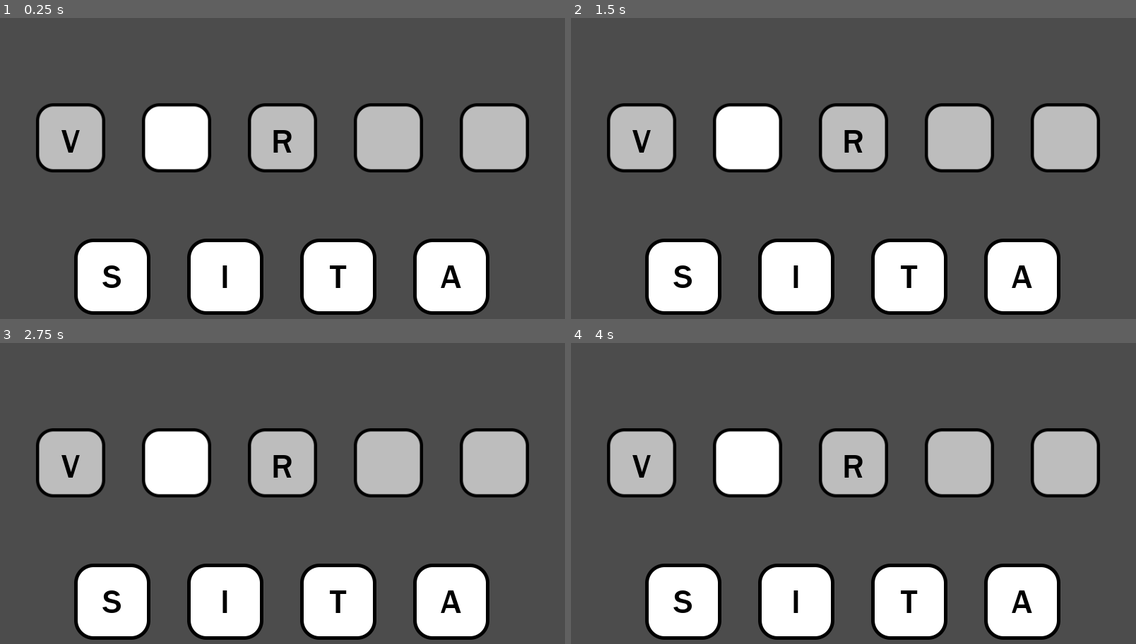
Above: before the commit, frames 1-4 (two rows, left to right).
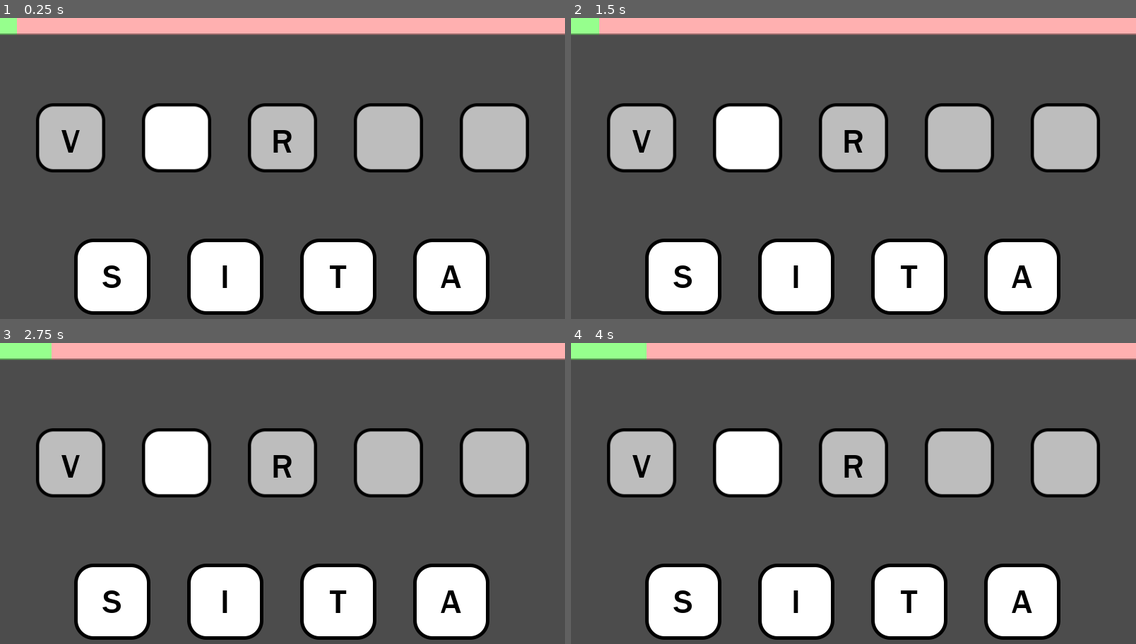
Above: after the commit, the same moments.

Repository: Tuizku/AisticoGamePrototypes
Game: Godot game, scene res://srv/game.tscn
Same seed, same stepped clock (60 frames per second), same inputs: the game is played once before the commit and once after it.
Inputs:
- Up to frame 1 (0.25 s): no input
- Up to frame 2 (1.5 s): tap Enter at 0.5 s; hold Up (ui_up) 0.53-1.28 s; tap Space at 0.77, 1.25 s; hold Down (ui_down) from 1.28 s (still down)
- Up to frame 3 (2.75 s): tap Space at 1.52 s; tap Enter at 2 s; release Down (ui_down) at 2.03 s; hold Up (ui_up) from 2.03 s (still down)
- Up to frame 4 (4 s): tap Space at 2.75, 3.02, 3.77 s; release Up (ui_up) at 3.53 s; hold Down (ui_down) from 3.53 s (still down)

The runs differ from the first frame. In frame 1, 5.6% of the frame differs, in the area x 0-100%, y 0-6%; in frame 2, 5.6%; in frame 3, 5.6%; in frame 4, 5.6%.

Commit message:
Peli looppaa

Diff:
--- a/Sanapeli v.0.2/srv/control_boxes.gd
+++ b/Sanapeli v.0.2/srv/control_boxes.gd
@@ -16,6 +16,12 @@
 	_richtext.bbcode_text = "[center]" + _str.to_upper()
 
 func create_char_boxes(_count):
+	# Delete old if there are
+	for i in get_child_count():
+		get_child(i).queue_free()
+	boxes.clear()
+	boxTexts.clear()
+
 	# Find the right size for boxes
 	var boxSize = 1
 	var sum = boxSize * _count + boxSize * 0.5 * (_count + 1)
--- a/Sanapeli v.0.2/srv/game.tscn
+++ b/Sanapeli v.0.2/srv/game.tscn
@@ -1,8 +1,10 @@
-[gd_scene load_steps=4 format=2]
+[gd_scene load_steps=6 format=2]
 
 [ext_resource path="res://srv/char_box.tscn" type="PackedScene" id=1]
 [ext_resource path="res://srv/game_controller.gd" type="Script" id=2]
 [ext_resource path="res://srv/control_boxes.gd" type="Script" id=3]
+[ext_resource path="res://sprites/time slider.png" type="Texture" id=4]
+[ext_resource path="res://srv/time.gd" type="Script" id=5]
 
 [node name="Control" type="Control"]
 anchor_right = 1.0
@@ -51,6 +53,34 @@
 anchor_bottom = 1.0
 script = ExtResource( 3 )
 
+[node name="Time" type="Control" parent="."]
+anchor_right = 1.0
+anchor_bottom = 1.0
+script = ExtResource( 5 )
+
+[node name="Background" type="TextureRect" parent="Time"]
+modulate = Color( 1, 0.694118, 0.694118, 1 )
+anchor_right = 1.0
+margin_bottom = 24.0
+texture = ExtResource( 4 )
+stretch_mode = 1
+
+[node name="Fill" type="TextureRect" parent="Time"]
+modulate = Color( 0.592157, 1, 0.556863, 1 )
+anchor_right = 1.0
+texture = ExtResource( 4 )
+stretch_mode = 1
+
+[node name="Text" type="RichTextLabel" parent="Time"]
+visible = false
+anchor_right = 1.0
+anchor_bottom = 0.125
+margin_top = 24.0
+bbcode_enabled = true
+bbcode_text = "[center]1min 20s"
+text = "1min 20s"
+
+[connection signal="change_time" from="." to="Time" method="_on_Control_change_time"]
 [connection signal="char_box_selected" from="." to="Sel Char Boxes" method="_on_Control_char_box_selected"]
 [connection signal="char_chosen" from="." to="Word Char Boxes" method="_on_Control_char_chosen"]
 [connection signal="chrs_created" from="." to="Sel Char Boxes" method="_on_Control_chrs_created"]
--- a/Sanapeli v.0.2/srv/game_controller.gd
+++ b/Sanapeli v.0.2/srv/game_controller.gd
@@ -1,17 +1,17 @@
 extends Control
+
+export var GameTime : float = 30
 
 # Variables
 var handPos : float = -1
 var boxSelectedTime : float = 0
 var editingCharIndex : int = 0
 var word : String = ""
+var timeLeft : float = 0
 
 # Chosen Word Settings
 var wordsData
 var selectedWord
-#var hint = "s  a"
-#var words = ["sana", "sula", "sala"]
-#var chrs = "anlu"
 
 # Signals
 signal hint_created(_hint)
@@ -19,21 +19,14 @@
 signal char_box_selected(_box_index)
 signal editing_char_selected(_index)
 signal char_chosen(_char, _index)
+signal change_time(time)
 
 
 
 func _ready():
 	load_words()
-	select_word()
-	print(selectedWord["Words"])
-
-	emit_signal("hint_created", selectedWord["Hint"])
-	emit_signal("chrs_created", selectedWord["Chars"])
-
-	for i in len(selectedWord["Hint"]): if selectedWord["Hint"][i] != "": word += selectedWord["Hint"][i]
-	#word = hint # setups the word, that will be filled by player
-	check_word() # finds the addingCharToIndex
-
+	new_word()
+	timeLeft = GameTime
 func load_words():
 	var file = File.new()
 	if not file.file_exists("res://data/words.json"):
@@ -41,16 +34,29 @@
 	file.open("res://data/words.json", File.READ)
 	var text = file.get_as_text()
 	wordsData = parse_json(text)
-
 func select_word():
 	var rng = RandomNumberGenerator.new()
 	rng.randomize()
 	var index = rng.randi_range(0, len(wordsData) - 1)
 	selectedWord = wordsData[index]
+func new_word():
+	select_word()
+	emit_signal("hint_created", selectedWord["Hint"])
+	emit_signal("chrs_created", selectedWord["Chars"])
 
+	# Setup word
+	word = ""
+	for i in len(selectedWord["Hint"]): if selectedWord["Hint"][i] != "": word += selectedWord["Hint"][i]
+	check_word() # Finds the editingCharIndex
 
 func _physics_process(delta: float) -> void:
 	pc_inputs(delta)
+
+	timeLeft -= delta
+	emit_signal("change_time", 1 - timeLeft / GameTime)
+	if (timeLeft <= 0):
+		timeLeft = GameTime
+		new_word()
 
 
 func pc_inputs(delta_param : float):
@@ -65,11 +71,11 @@
 		emit_signal("char_box_selected", int(handPos)) # Send signal to boxes
 
 	# Change Hand Pos and send signal
-	if Input.is_action_just_pressed("ui_up"):
+	if handPos != -1 and handPos < 3 and Input.is_action_just_pressed("ui_up"):
 		handPos += 1
 		boxSelectedTime = 0 # Reset Selected Timer
 		emit_signal("char_box_selected", int(handPos)) # Send signal to boxes
-	if Input.is_action_just_pressed("ui_down"):
+	if handPos != -1 and handPos > 0 and Input.is_action_just_pressed("ui_down"):
 		handPos -= 1
 		boxSelectedTime = 0 # Reset Selected Timer
 		emit_signal("char_box_selected", int(handPos)) # Send signal to boxes
@@ -83,7 +89,6 @@
 		check_word()
 		boxSelectedTime = 0
 
-
 # Checks the word, if it still has spaces, it selects a new editingCharIndex
 # Else it will check if the word is included in words list
 func check_word():
--- /dev/null
+++ b/Sanapeli v.0.2/srv/time.gd
@@ -0,0 +1,9 @@
+extends Control
+
+var fill
+
+func _ready():
+	fill = get_child(1)
+
+func _on_Control_change_time(timeAnchor):
+	fill.anchor_right = timeAnchor
Binary file added: Sanapeli v.0.2/sprites/time slider.png
Not shown, added: Sanapeli v.0.2/sprites/time slider.png.import
